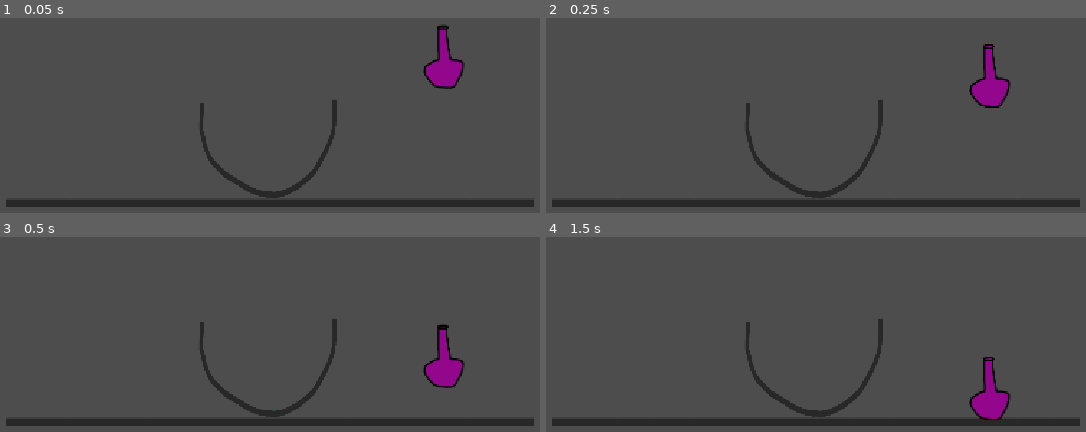
Above: before the commit, frames 1-4 (two rows, left to right).
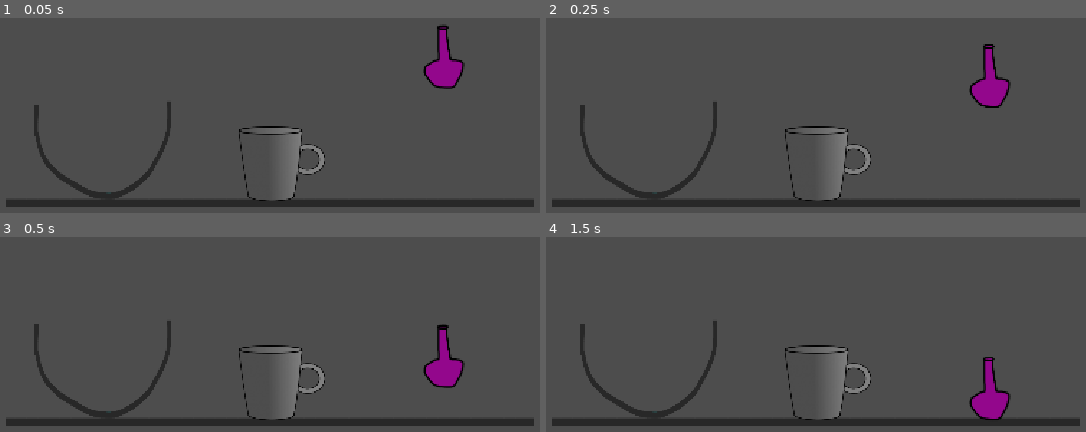
Above: after the commit, the same moments.

Repository: sanicatthedisco/brewing
Game: Godot game, scene res://main.tscn
The game is run twice, just before and just after one commit, with the same random seed, the same clock (stepped at 60 frames per second) and the same inputs.
Inputs (mouse positions are in pixels of both pictures, inside the frame that each line leads up to):
- Up to frame 1 (0.05 s): no input
- Up to frame 2 (0.25 s): no input
- Up to frame 3 (0.5 s): no input
- Up to frame 4 (1.5 s): move the mouse to (999, 244) at 0.52 s; click (999, 244) at 0.67 s; tap Enter at 1.25 s; drag from (664, 289) to (988, 389) at 1.27 s

The runs differ from the first frame. In frame 1, 3.7% of the frame differs, in the area x 6-63%, y 42-94%; in frame 2, 3.7%; in frame 3, 3.7%; in frame 4, 3.7%.

Commit message:
fluid containers

Diff:
--- /dev/null
+++ b/Objects/Containers/IngredientContainer.tscn
@@ -0,0 +1,35 @@
+[gd_scene format=3 uid="uid://bja0ul5y8rw5k"]
+
+[ext_resource type="Script" uid="uid://bxgsrealxfew" path="res://Objects/Containers/ingredient_container.gd" id="1_372x3"]
+
+[sub_resource type="RectangleShape2D" id="RectangleShape2D_heqi2"]
+size = Vector2(141, 139)
+
+[node name="IngredientContainer" type="Node2D" unique_id=1266183240]
+script = ExtResource("1_372x3")
+
+[node name="Mask" type="Sprite2D" parent="." unique_id=1087823141]
+z_index = 1
+
+[node name="Liquid" type="ColorRect" parent="Mask" unique_id=911795064]
+anchors_preset = -1
+anchor_left = -0.5493333
+anchor_top = -0.43410861
+anchor_right = -0.5493333
+anchor_bottom = -0.4341086
+offset_left = -186.66664
+offset_top = 158.0
+offset_right = 197.33334
+offset_bottom = 420.0
+mouse_filter = 2
+color = Color(0.18431373, 1, 1, 1)
+metadata/_edit_use_anchors_ = true
+
+[node name="Sprite2D" type="Sprite2D" parent="." unique_id=1075338833]
+clip_children = 2
+
+[node name="PourZone" type="Area2D" parent="." unique_id=806354122]
+
+[node name="CollisionShape2D" type="CollisionShape2D" parent="PourZone" unique_id=186712206]
+position = Vector2(38.5, -90.5)
+shape = SubResource("RectangleShape2D_heqi2")
--- /dev/null
+++ b/Objects/Containers/Mug/Mug.tscn
@@ -0,0 +1,34 @@
+[gd_scene format=3 uid="uid://bygno35u5nyh5"]
+
+[ext_resource type="PackedScene" uid="uid://bja0ul5y8rw5k" path="res://Objects/Containers/IngredientContainer.tscn" id="1_8lafr"]
+[ext_resource type="Script" uid="uid://dw5sik16gkox5" path="res://Objects/Containers/Mug/mug.gd" id="2_1bp4k"]
+[ext_resource type="Texture2D" uid="uid://py7jurqtm5kd" path="res://Assets/Sprites/cup_mask.png" id="2_5y0h7"]
+[ext_resource type="Texture2D" uid="uid://dj7t48mjd7vxv" path="res://Assets/Sprites/cup.png" id="3_1bp4k"]
+
+[sub_resource type="RectangleShape2D" id="RectangleShape2D_8lafr"]
+size = Vector2(104, 309)
+
+[node name="Mug" unique_id=1266183240 instance=ExtResource("1_8lafr")]
+scale = Vector2(0.5, 0.5)
+script = ExtResource("2_1bp4k")
+
+[node name="Mask" parent="." index="0" unique_id=1087823141]
+clip_children = 1
+texture = ExtResource("2_5y0h7")
+
+[node name="Liquid" parent="Mask" index="0" unique_id=911795064]
+anchor_left = 0.26266655
+anchor_top = -0.48025584
+anchor_right = 0.26266655
+anchor_bottom = -0.48025584
+offset_left = -193.66664
+offset_top = 206.0
+offset_right = -6.666641
+offset_bottom = 423.255
+
+[node name="Sprite2D" parent="." index="1" unique_id=1075338833]
+texture = ExtResource("3_1bp4k")
+
+[node name="CollisionShape2D" parent="PourZone" parent_id_path=PackedInt32Array(806354122) index="0" unique_id=186712206]
+position = Vector2(-34, -253.5)
+shape = SubResource("RectangleShape2D_8lafr")
--- /dev/null
+++ b/Objects/Containers/Mug/mug.gd
@@ -0,0 +1,5 @@
+extends IngredientContainer
+
+func _ready():
+	super()
+	capacity = 12
--- /dev/null
+++ b/Objects/Containers/ingredient_container.gd
@@ -0,0 +1,74 @@
+class_name IngredientContainer
+extends Node2D
+
+@onready var mask: Sprite2D = $Mask
+@onready var liquid: ColorRect = $Mask/Liquid
+@onready var empty_y := liquid.position.y
+
+signal overflow(ing: Ingredient, amount: float)
+
+var contents: Dictionary[Ingredient, float]
+var capacity: float
+var fill: float
+
+var floor_rows = PackedInt32Array()
+
+func _ready():
+	_build_floor_map()
+
+func add_ingredient(ing: Ingredient, amount: float) -> void:
+	if ing not in contents:
+		contents[ing] = 0
+
+	if fill + amount < capacity:
+		contents[ing] += amount
+	else:
+		overflow.emit(ing, amount)
+	_update_fill()
+
+func remove_ingredient(ing: Ingredient, amount: float) -> void:
+	assert(ing in contents.keys())
+	assert(contents[ing] >= amount)
+	contents[ing] -= amount
+
+func _update_fill() -> void:
+	fill = 0
+	for ingredient in contents:
+		if ingredient.state == Ingredient.State.LIQUID:
+			fill += contents[ingredient]
+
+	_update_liquid()
+	print(fill)
+
+#region Liquid rendering
+func get_liquid_surface_y():
+	return liquid.global_position.y + 20
+
+func _build_floor_map():
+	var img := mask.texture.get_image()
+	floor_rows.resize(img.get_width())
+	for x in img.get_width():
+		floor_rows[x] = -1                       # -1 means "no interior in this column"
+		for y in range(img.get_height() - 1, -1, -1):   # scan bottom to top
+			if img.get_pixel(x, y).a > 0.5:
+				floor_rows[x] = y
+				break
+
+func get_landing_y(world_x: float) -> float:
+	# world x -> pixel column in the texture
+	var local_x := mask.to_local(Vector2(world_x, 0.0)).x
+	var col := int(local_x + mask.texture.get_width() * 0.5)
+	if col < 0 or col >= floor_rows.size() or floor_rows[col] < 0:
+		return get_liquid_surface_y()
+
+	# pixel row -> world y
+	var floor_local_y = floor_rows[col] - mask.texture.get_height() * 0.5
+	var floor_world_y := mask.to_global(Vector2(0.0, floor_local_y)).y
+
+	return minf(get_liquid_surface_y(), floor_world_y)
+
+func _update_liquid():
+	if not is_node_ready():
+		return
+	liquid.position.y = empty_y - liquid.size.y * (fill / capacity)
+#endregion
--- a/Objects/Ingredients/Pourable/Pourable.tscn
+++ b/Objects/Ingredients/Pourable/Pourable.tscn
@@ -10,7 +10,6 @@
 script = ExtResource("1_wy2w8")
 pour_angle = -90.0
 upright_angle = 0.0
-fill_rate = 30.0
 
 [node name="Stream" type="Line2D" parent="." index="3" unique_id=433070587]
 top_level = true
--- a/Objects/Ingredients/Pourable/pourable.gd
+++ b/Objects/Ingredients/Pourable/pourable.gd
@@ -2,7 +2,7 @@
 
 @export var pour_angle := -90.0
 @export var upright_angle := 0.0
-@export var fill_rate := 30.0
+var fill_rate := 3
 
 var pouring := false
 var pour_dir := 1
@@ -11,7 +11,7 @@
 var stream_fall_speed := 500.0
 var stream_made_contact := false
 
-var pour_target: Bowl = null
+var pour_target: IngredientContainer = null
 
 @onready var stream: Line2D = $Stream
 @onready var spout: Area2D = $Spout
@@ -30,7 +30,7 @@
 			if abs(rotation_degrees) > abs(pour_angle) * 0.8:
 				_update_stream(delta)
 				if stream_made_contact:
-					pour_target.add_liquid(fill_rate * delta)
+					pour_target.add_ingredient(Ingredients.WATER, fill_rate * delta)
 		else:
 			rotation = lerp_angle(rotation, upright_angle, 0.1)
 
@@ -49,7 +49,7 @@
 	stream.add_point(spout.global_position)
 	stream.add_point(Vector2(spout.global_position.x, stream_y))
 
-func _begin_pouring(target: Bowl):
+func _begin_pouring(target: IngredientContainer):
 	pouring = true
 	pour_target = target
 	max_stream_y = spout.global_position.y
--- /dev/null
+++ b/Resources/Ingredients/ingredient.gd
@@ -0,0 +1,12 @@
+class_name Ingredient
+
+enum State {POWDER, LIQUID}
+
+var name: String
+var state: State
+var color: Color
+
+func _init(p_name: String, p_state: State, p_color: Color) -> void:
+	name = p_name
+	state = p_state
+	color = p_color
--- /dev/null
+++ b/Resources/Ingredients/ingredients.gd
@@ -0,0 +1,5 @@
+class_name Ingredients
+
+static var WATER := Ingredient.new("Water", Ingredient.State.LIQUID, Color.ALICE_BLUE)
+static var ESPRESSO := Ingredient.new("Espresso", Ingredient.State.LIQUID, Color.SADDLE_BROWN)
+static var SUGAR := Ingredient.new("Sugar", Ingredient.State.POWDER, Color.WHITE)
--- /dev/null
+++ b/Resources/Recipes/recipe.gd
@@ -0,0 +1,8 @@
+class_name Recipe
+
+var inputs: Dictionary[Ingredient, float]
+var outputs: Dictionary[Ingredient, float]
+
+func _init(p_inputs, p_outputs):
+	inputs = p_inputs
+	outputs = p_outputs
--- a/main.tscn
+++ b/main.tscn
@@ -3,11 +3,12 @@
 [ext_resource type="PackedScene" uid="uid://chxk2ct451rqe" path="res://Objects/Table.tscn" id="1_0xm2m"]
 [ext_resource type="PackedScene" uid="uid://dq3jj7k2u8cau" path="res://Objects/Bowl/Bowl.tscn" id="1_h2yge"]
 [ext_resource type="PackedScene" uid="uid://cqm6bwqwolnvf" path="res://Objects/Ingredients/Pourable/Pourable.tscn" id="3_h2yge"]
+[ext_resource type="PackedScene" uid="uid://bygno35u5nyh5" path="res://Objects/Containers/Mug/Mug.tscn" id="4_1bvp3"]
 
 [node name="Main" type="Node2D" unique_id=1694163084]
 
 [node name="Bowl" parent="." unique_id=1129401254 instance=ExtResource("1_h2yge")]
-position = Vector2(560, 467)
+position = Vector2(322, 469)
 
 [node name="Table" parent="." unique_id=1339285828 instance=ExtResource("1_0xm2m")]
 position = Vector2(565, 542)
@@ -15,6 +16,6 @@
 [node name="Pourable" parent="." unique_id=804989589 instance=ExtResource("3_h2yge")]
 position = Vector2(815, 336)
 lock_rotation = false
-pour_angle = null
-upright_angle = null
-fill_rate = null
+
+[node name="Mug" parent="." unique_id=1266183240 instance=ExtResource("4_1bvp3")]
+position = Vector2(580, 491)
Binary file added: Assets/Sprites/cup.png
Not shown, added: Assets/Sprites/cup.png.import
Binary file added: Assets/Sprites/cup_mask.png
Not shown, added: Assets/Sprites/cup_mask.png.import
Not shown, added: Objects/Containers/Mug/mug.gd.uid
Not shown, added: Objects/Containers/ingredient_container.gd.uid
Not shown, added: Resources/Ingredients/ingredient.gd.uid
Not shown, added: Resources/Ingredients/ingredients.gd.uid
Not shown, added: Resources/Recipes/recipe.gd.uid
